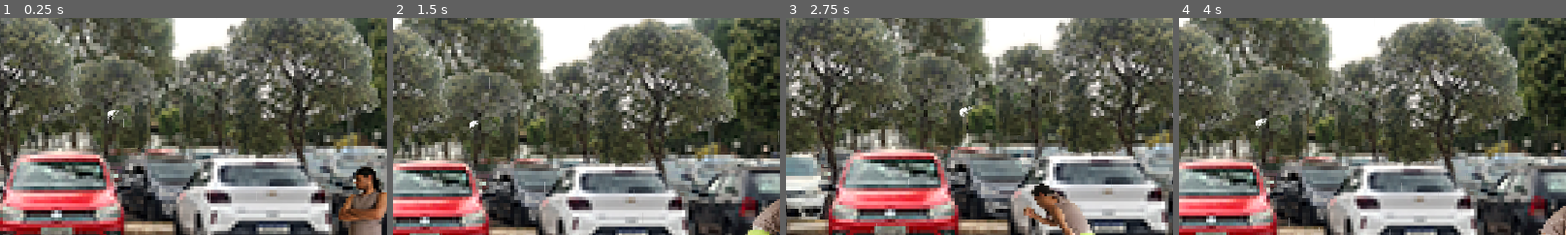
Above: before the commit, frames 1-4 (left to right).
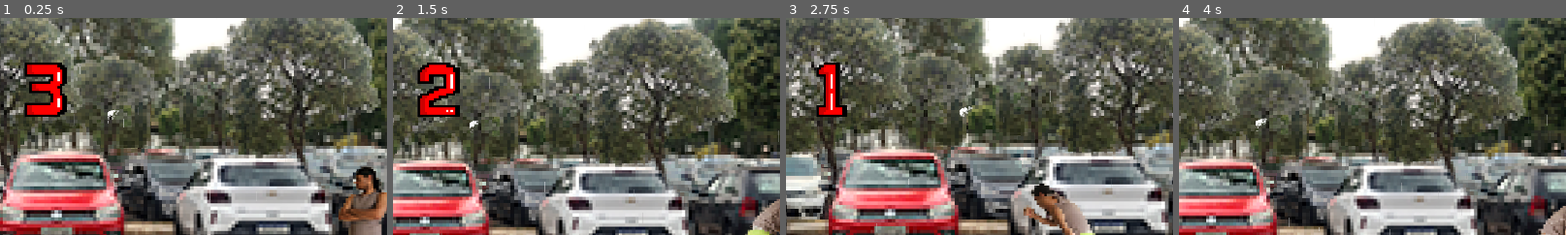
Above: after the commit, the same moments.

Repository: PHGomides/Desenvolvimento_UFcJ
Game: Godot game, scene res://prefer/world.tscn
The game is run twice, just before and just after one commit, with the same random seed, the same clock (stepped at 60 frames per second) and the same inputs. Video files are missing from this copy of the repository; at most half a second of black plays in their place.
Inputs (mouse positions are % of the whole screen's width and height, from its top left):
- Up to frame 1 (0.25 s): no input
- Up to frame 2 (1.5 s): move the mouse to (72, 45) at 0.52 s; hold Right (ui_right) from 0.53 s (still down); move the mouse to (30, 55) at 1.27 s
- Up to frame 3 (2.75 s): move the mouse to (60, 28) at 2.02 s; release Right (ui_right) at 2.03 s; hold Left (ui_left) from 2.03 s (still down)
- Up to frame 4 (4 s): move the mouse to (45, 70) at 2.77 s; release Left (ui_left) at 2.78 s; hold Right (ui_right) from 2.78 s (still down); move the mouse to (80, 65) at 3.52 s
The pictures show only the part of the screen within x 44-94%, y 20-70%; the shares and areas given below are measured in that part.

The runs differ from the first frame. In frame 1, 2.2% of the frame differs, in the area x 6-18%, y 20-46%; in frame 2, 2.2%; in frame 3, 1.4%; in frame 4, nothing differs.
Error after the commit: Invalid call. Nonexistent function '_start_round' in base 'Nil'. (res://Scripts/HUD/Round.gd:72)

Commit message:
Voltando a round

Diff:
--- a/game/Scripts/HUD/Round.gd
+++ b/game/Scripts/HUD/Round.gd
@@ -69,9 +69,9 @@
 		_init_round()
 
 func desativar_controle_jogadores():
-	player.is_round = true
-	player_2.is_round = true
+	Global.player1._start_round()
+	Global.player2._start_round()
 
 func ativar_controle_jogadores():
-	player.is_round = false
-	player_2.is_round = false
+	Global.player1._desativar_start_round()
+	Global.player2._desativar_start_round()
--- a/game/Scripts/PlayerScripts/player_1.gd
+++ b/game/Scripts/PlayerScripts/player_1.gd
@@ -317,6 +317,10 @@
 	power = clamp(power, 0, MaxPower)
 	animation.play("damage")
 
+func _start_round() -> void: is_round = true
+
+func _desativar_start_round() -> void: is_round = false
+
 
 
 
--- a/game/Scripts/PlayerScripts/player_2.gd
+++ b/game/Scripts/PlayerScripts/player_2.gd
@@ -309,7 +309,9 @@
 	animation.play("damage")
 
 
-
+func _start_round() -> void: is_round = true
+
+func _desativar_start_round() -> void: is_round = false
 
 # Função que é chamada automaticamente quando a animação termina
 func _on_anim_animation_finished() -> void:
--- a/game/prefer/world.tscn
+++ b/game/prefer/world.tscn
@@ -24,6 +24,11 @@
 [ext_resource type="Texture2D" uid="uid://cmm54xk0ehm1d" path="res://Assests/menu main/subMenuSelecaoDePersonagem/selecaoDePersongemBtns/BtnsR/neemBtn.png" id="22_aadej"]
 [ext_resource type="PackedScene" uid="uid://ckyh3xfiqt07t" path="res://Cenas/pauseMenu.tscn" id="22_vlji3"]
 [ext_resource type="Script" path="res://Scripts/PlayerScripts/Player1Spawner.gd" id="23_af463"]
+[ext_resource type="Script" path="res://Scripts/HUD/Round.gd" id="23_kt74s"]
+[ext_resource type="Texture2D" uid="uid://dev6f2e7hn7n8" path="res://Assests/hud/1.png" id="24_1k0r8"]
+[ext_resource type="Texture2D" uid="uid://bgflf8qn73ijt" path="res://Assests/hud/2.png" id="25_vht3l"]
+[ext_resource type="Texture2D" uid="uid://dlixrapcpje7" path="res://Assests/hud/3.png" id="26_ndkkw"]
+[ext_resource type="Texture2D" uid="uid://c0e6n35pfuqfx" path="res://Assests/hud/FIGHT.png" id="27_aymks"]
 
 [sub_resource type="RectangleShape2D" id="RectangleShape2D_3pt8k"]
 size = Vector2(247, 992)
@@ -387,6 +392,69 @@
 scale = Vector2(0.8, 0.8)
 texture = ExtResource("22_aadej")
 
+[node name="Round" type="Control" parent="HUD"]
+layout_mode = 3
+anchors_preset = 0
+offset_right = 40.0
+offset_bottom = 40.0
+script = ExtResource("23_kt74s")
+
+[node name="Round_player1_1" type="TextureRect" parent="HUD/Round"]
+layout_mode = 0
+offset_right = 40.0
+offset_bottom = 40.0
+
+[node name="Round_player1_2" type="TextureRect" parent="HUD/Round"]
+layout_mode = 0
+offset_right = 40.0
+offset_bottom = 40.0
+
+[node name="Round_player2_1" type="TextureRect" parent="HUD/Round"]
+layout_mode = 0
+offset_right = 40.0
+offset_bottom = 40.0
+
+[node name="Round_player2_2" type="TextureRect" parent="HUD/Round"]
+layout_mode = 0
+offset_right = 40.0
+offset_bottom = 40.0
+
+[node name="1" type="TextureRect" parent="HUD/Round"]
+layout_mode = 0
+offset_left = 781.0
+offset_top = 214.0
+offset_right = 1281.0
+offset_bottom = 714.0
+scale = Vector2(0.732345, 0.732345)
+texture = ExtResource("24_1k0r8")
+
+[node name="2" type="TextureRect" parent="HUD/Round"]
+layout_mode = 0
+offset_left = 781.0
+offset_top = 214.0
+offset_right = 1281.0
+offset_bottom = 714.0
+scale = Vector2(0.732345, 0.732345)
+texture = ExtResource("25_vht3l")
+
+[node name="3" type="TextureRect" parent="HUD/Round"]
+layout_mode = 0
+offset_left = 781.0
+offset_top = 214.0
+offset_right = 1281.0
+offset_bottom = 714.0
+scale = Vector2(0.732345, 0.732345)
+texture = ExtResource("26_ndkkw")
+
+[node name="Fight" type="TextureRect" parent="HUD/Round"]
+layout_mode = 0
+offset_left = 781.0
+offset_top = 214.0
+offset_right = 1281.0
+offset_bottom = 714.0
+scale = Vector2(0.732345, 0.732345)
+texture = ExtResource("27_aymks")
+
 [node name="GPUParticles2DChuva" type="GPUParticles2D" parent="."]
 position = Vector2(754, -173)
 amount = 2000
Not shown: 1 places in game/prefer/world.tscn that only renumber resources
